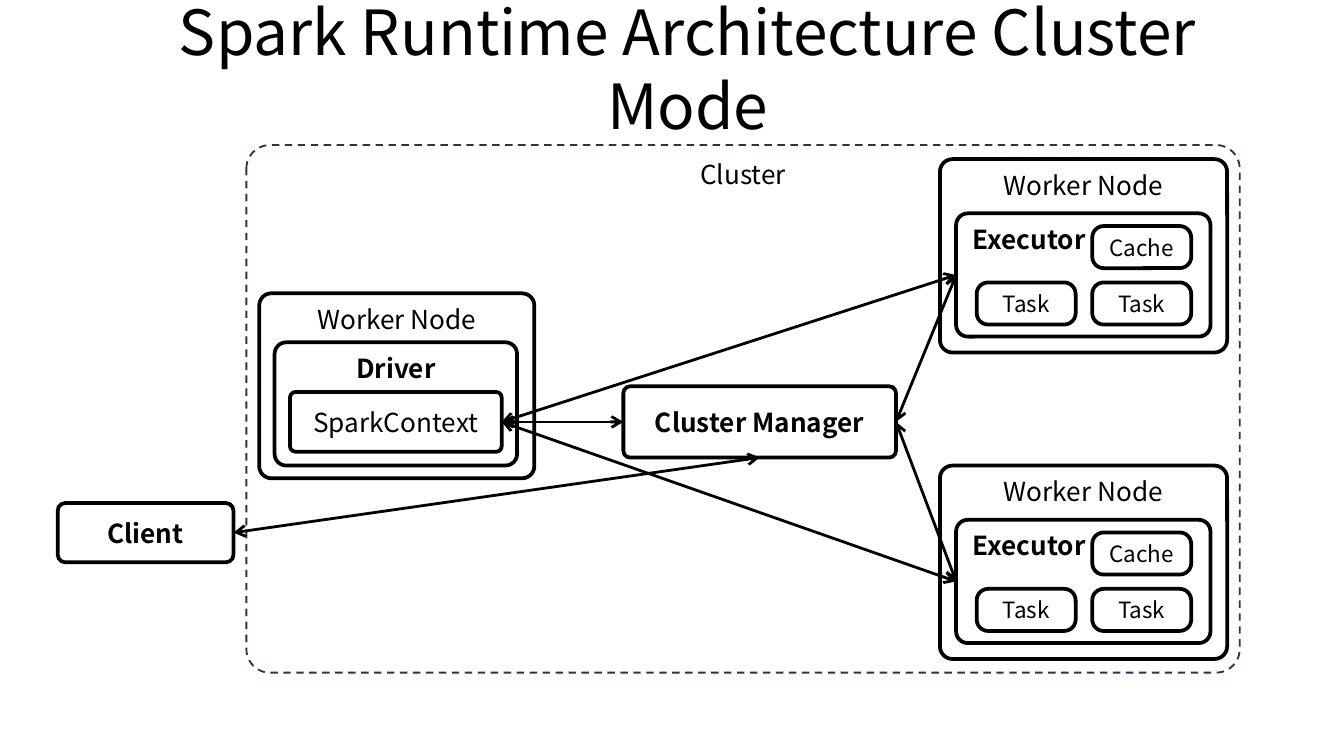
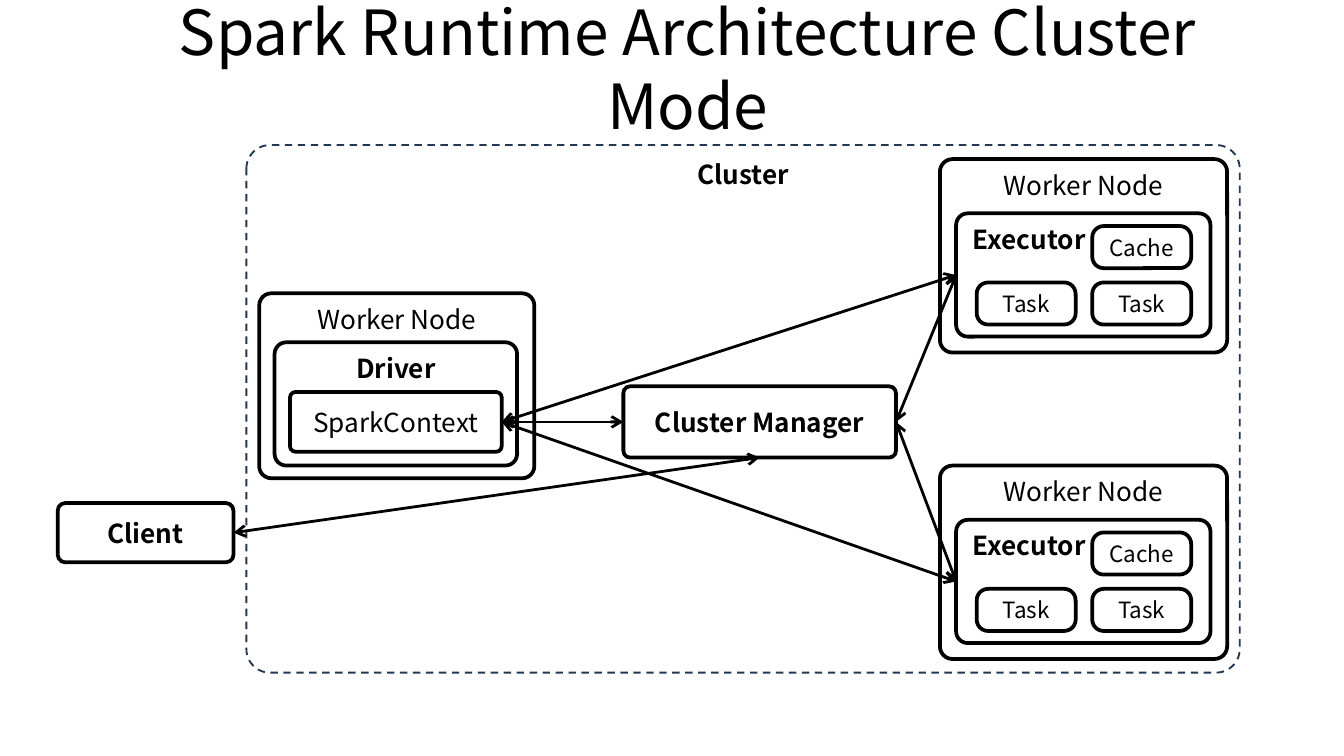
Before and after one commit to ssup2/blog-software, a slide deck: slide 4 of content/docs/theory-analysis/spark-architecture/images/images.pptx. Drawn at 1344x756 pixels with LibreOffice and Linux fonts; fonts in the diff are those of the drawing. Boxes give left, top, right and bottom in pixels: in the first picture for what was removed or moved away, otherwise in the second. Text is boxed around its words. In the diff, an @@ line names an element or a change of style, - is before the commit and + after.

```diff
--- a/content/docs/theory-analysis/spark-architecture/images/images.pptx
+++ b/content/docs/theory-analysis/spark-architecture/images/images.pptx
@@ rounded rectangle "Cluster" at <box>246,145,1239,673</box>: bold on @@
```
Also in this commit, not shown: 1 other slide changed, 4 other files.
